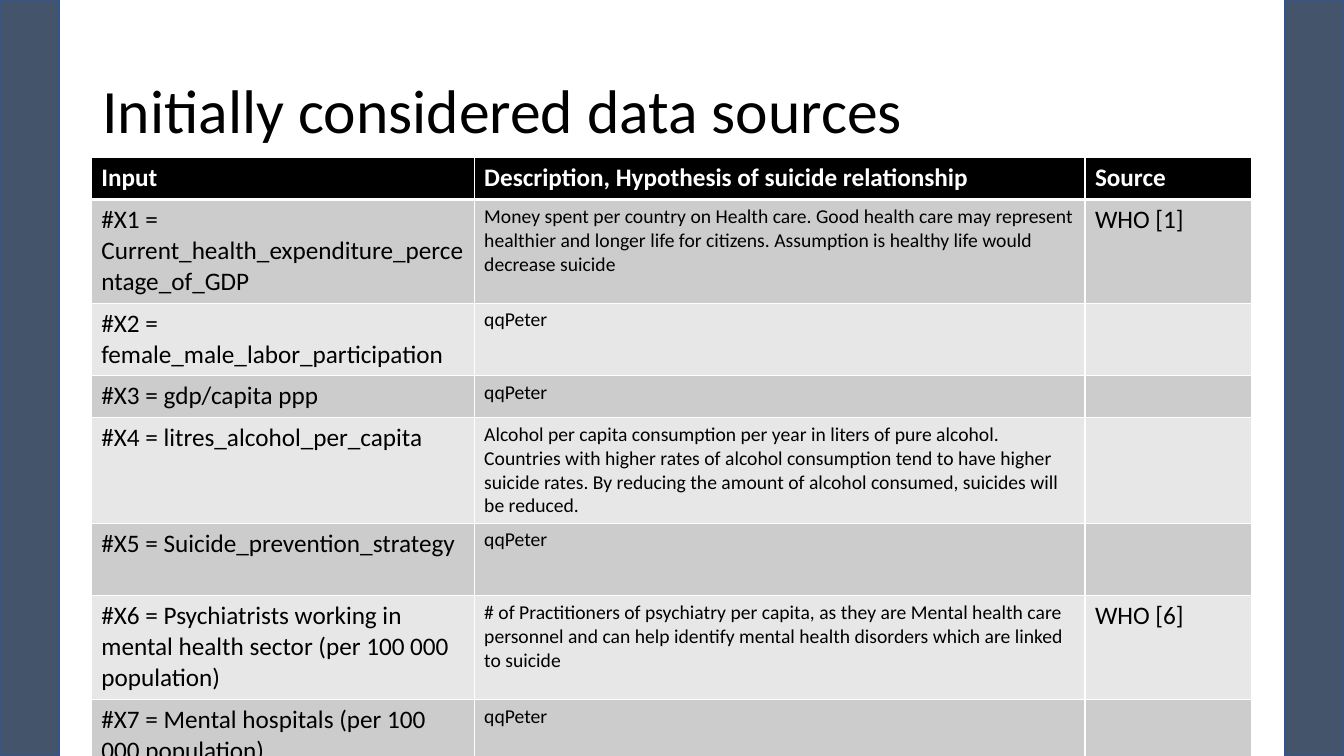
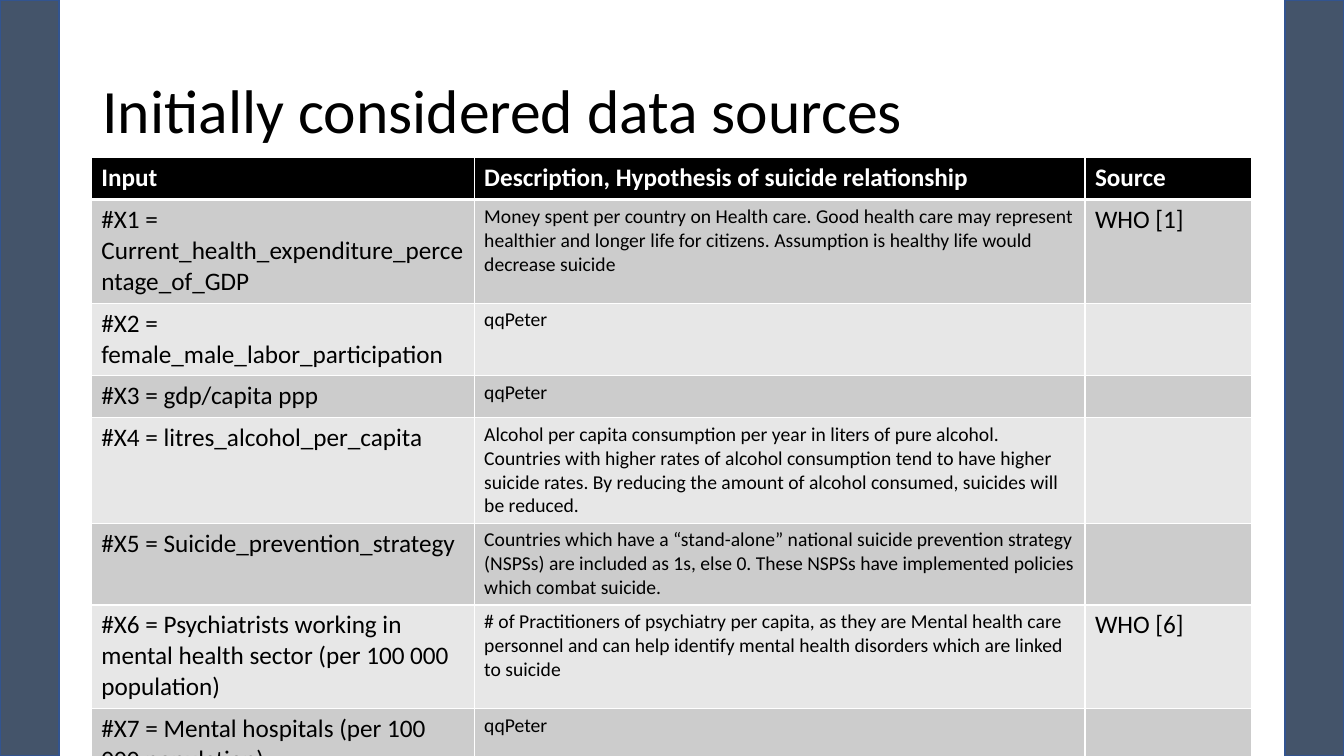
Before and after one commit to pewilliams/regression-mei-team-proj, a slide deck: slide 8 of presentation/Team-25.pptx. Drawn at 1344x756 pixels with LibreOffice and Linux fonts; fonts in the diff are those of the drawing. Boxes give left, top, right and bottom in pixels: in the first picture for what was removed or moved away, otherwise in the second. Text is boxed around its words. In the diff, an @@ line names an element or a change of style, - is before the commit and + after.

Commit message:
Added Suicide Policy analysis

```diff
--- a/presentation/Team-25.pptx
+++ b/presentation/Team-25.pptx
@@ table at box(92, 157, 1252, 756) @@
-row 6, column 2: qqPeter
+row 6, column 2: Countries which have a “stand-alone” national suicide prevention strategy (NSPSs) are included as 1s, else 0. These NSPSs have implemented policies which combat suicide.
```
Also in this commit, not shown: 5 other slides changed, 1 slide added, 2 other files.
